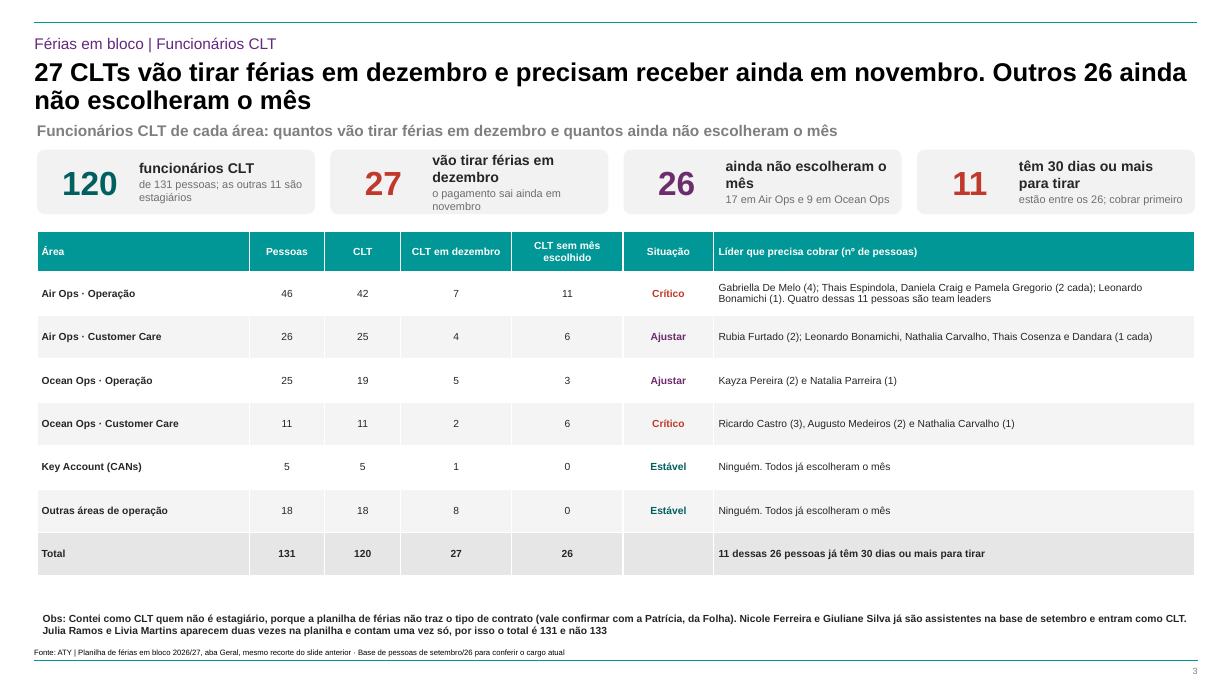
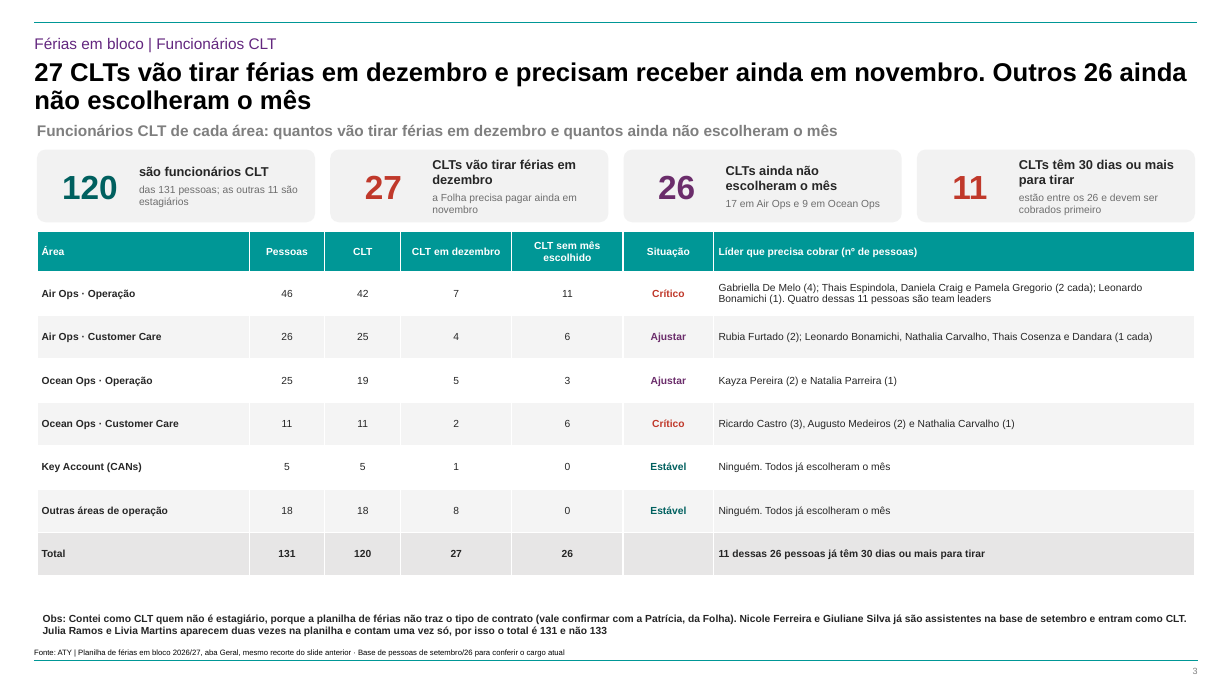
Before and after one commit to suzetemirandasilva5601-cpu/Challenge, a slide deck: slide 3 of 20261112 - ATY - Diagnóstico da Estrutura de Operações - Vagas e Férias.pptx. Drawn at 1232x693 pixels with LibreOffice and Linux fonts; fonts in the diff are those of the drawing; background and template pictures are left out. Boxes give left, top, right and bottom in pixels: in the first picture for what was removed or moved away, otherwise in the second. Text is boxed around its words. In the diff, an @@ line names an element or a change of style, - is before the commit and + after.

```diff
--- a/20261112 - ATY - Diagnóstico da Estrutura de Operações - Vagas e Férias.pptx
+++ b/20261112 - ATY - Diagnóstico da Estrutura de Operações - Vagas e Férias.pptx
@@ rounded rectangle resized from (x1=37, y1=150, x2=315, y2=214) to (x1=37, y1=150, x2=315, y2=223) @@
@@ text "120" moved from (x1=62, y1=171, x2=118, y2=196) to (x1=62, y1=175, x2=118, y2=200) @@
@@ text at (x1=139, y1=166, x2=298, y2=207): text changed; size 8.5 to 8 pt @@
-funcionários CLT
-de 131 pessoas; as outras 11 são estagiários
+são funcionários CLT
+das 131 pessoas; as outras 11 são estagiários
@@ rounded rectangle resized from (x1=330, y1=150, x2=608, y2=214) to (x1=330, y1=150, x2=608, y2=223) @@
@@ text "27" moved from (x1=365, y1=171, x2=402, y2=195) to (x1=365, y1=175, x2=402, y2=199) @@
@@ text at (x1=432, y1=159, x2=577, y2=213): text changed; size 8.5 to 8 pt @@
-vão tirar férias em dezembro
-o pagamento sai ainda em novembro
+CLTs vão tirar férias em dezembro
+a Folha precisa pagar ainda em novembro
@@ rounded rectangle resized from (x1=624, y1=150, x2=902, y2=214) to (x1=624, y1=150, x2=902, y2=223) @@
@@ text "26" moved from (x1=658, y1=171, x2=695, y2=196) to (x1=658, y1=175, x2=695, y2=200) @@
@@ text at (x1=726, y1=165, x2=838, y2=190): text changed; size 11 to 10 pt @@
-ainda não escolheram o mês
+CLTs ainda não escolheram o mês
@@ rounded rectangle resized from (x1=917, y1=150, x2=1195, y2=214) to (x1=917, y1=150, x2=1195, y2=223) @@
@@ text "11" moved from (x1=952, y1=172, x2=987, y2=195) to (x1=952, y1=176, x2=987, y2=199) @@
@@ text at (x1=1019, y1=159, x2=1174, y2=215): text changed; size 8.5 to 8 pt @@
-têm 30 dias ou mais para tirar
-estão entre os 26; cobrar primeiro
+CLTs têm 30 dias ou mais para tirar
+estão entre os 26 e devem ser cobrados primeiro
@@ text at (x1=726, y1=199, x2=880, y2=209): size 8.5 to 8 pt in "17 em Air Ops e 9 em ..."; more space between paragraphs @@
```
Also in this commit, not shown: 5 other slides changed.
